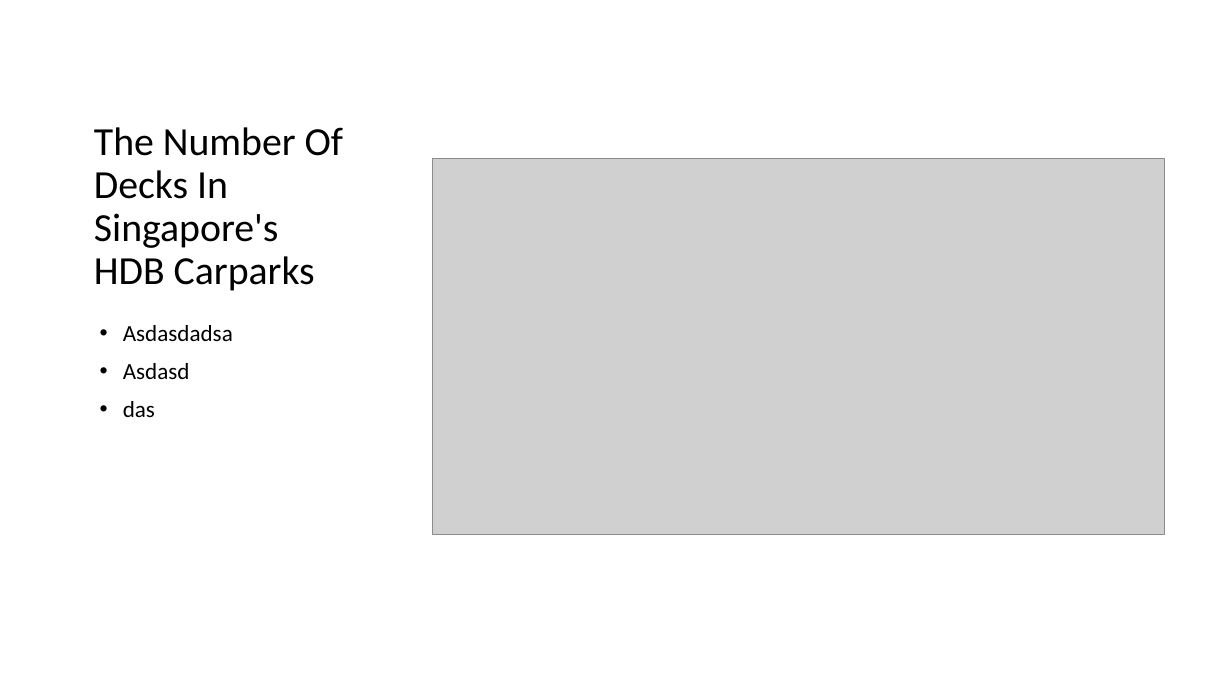
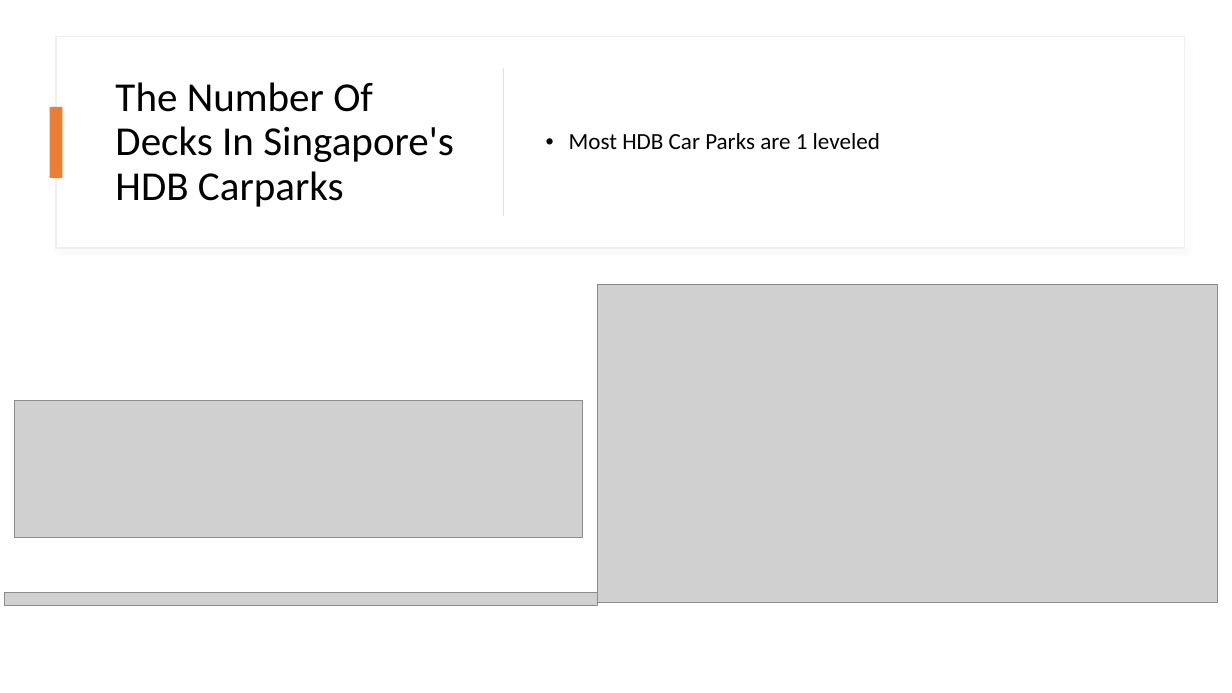
Before and after one commit to jurgen-tan-git/PDS-Assignments, a slide deck: slide 10 of JurgenTan_CA1.pptx (slide 6 before the commit). Drawn at 1232x693 pixels with LibreOffice and Linux fonts; fonts in the diff are those of the drawing; grey boxes stand for pictures. Boxes give left, top, right and bottom in pixels: in the first picture for what was removed or moved away, otherwise in the second. Text is boxed around its words. In the diff, an @@ line names an element or a change of style, - is before the commit and + after.

```diff
--- a/JurgenTan_CA1.pptx
+++ b/JurgenTan_CA1.pptx
@@ rectangle added at <box>56,37,1185,248</box>, fill #FFFFFF, outline #EFEFEF 1 pt @@
@@ title "The Number Of Decks In ...": place and size @@
-title "The Number Of Decks In ..." at <box>94,127,343,291</box>
+title "The Number Of Decks In ..." at <box>115,82,454,207</box>
@@ title "The Number Of Decks In ..." at <box>115,82,454,207</box>: size 31 to 32 pt; vertical alignment bottom to middle @@
@@ rectangle added at <box>503,69,504,217</box>, fill #D5D5D5 @@
@@ rectangle added at <box>50,107,63,178</box>, fill #ED7D31 @@
@@ text added at <box>569,133,880,149</box>, 18 pt, text #000000 @@
+• Most HDB Car Parks are 1 leveled
@@ picture: place and size @@
-picture at <box>433,159,1165,534</box>
+picture at <box>597,285,1217,603</box>
@@ text removed at <box>123,325,233,417</box> @@
-• Asdasdadsa
-• Asdasd
-• das
@@ picture added at <box>15,401,582,538</box> @@
@@ picture added at <box>5,592,597,606</box> @@
```
Also in this commit, not shown: 5 other slides changed, 4 slides added, 4 other files.
